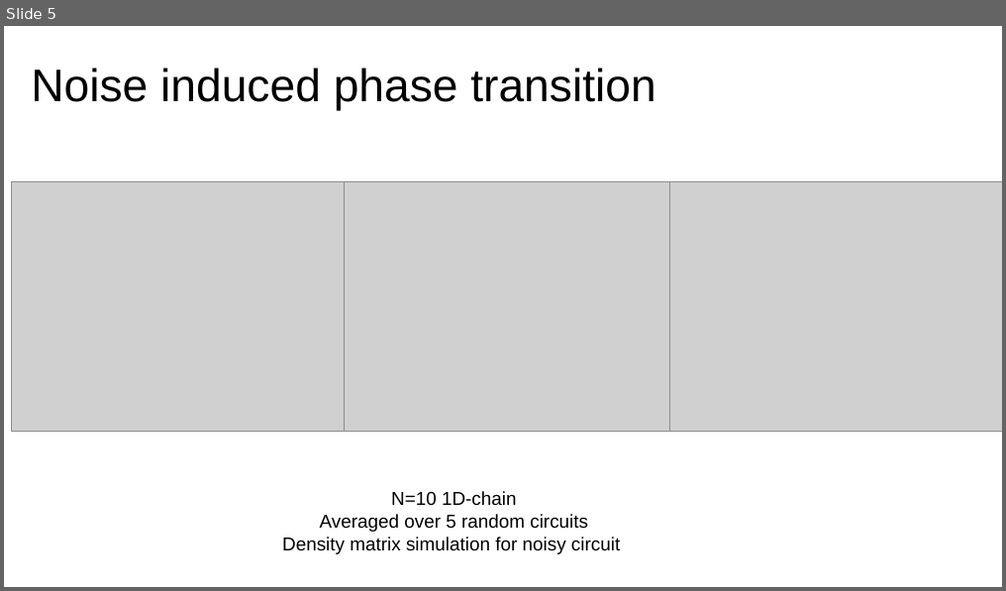
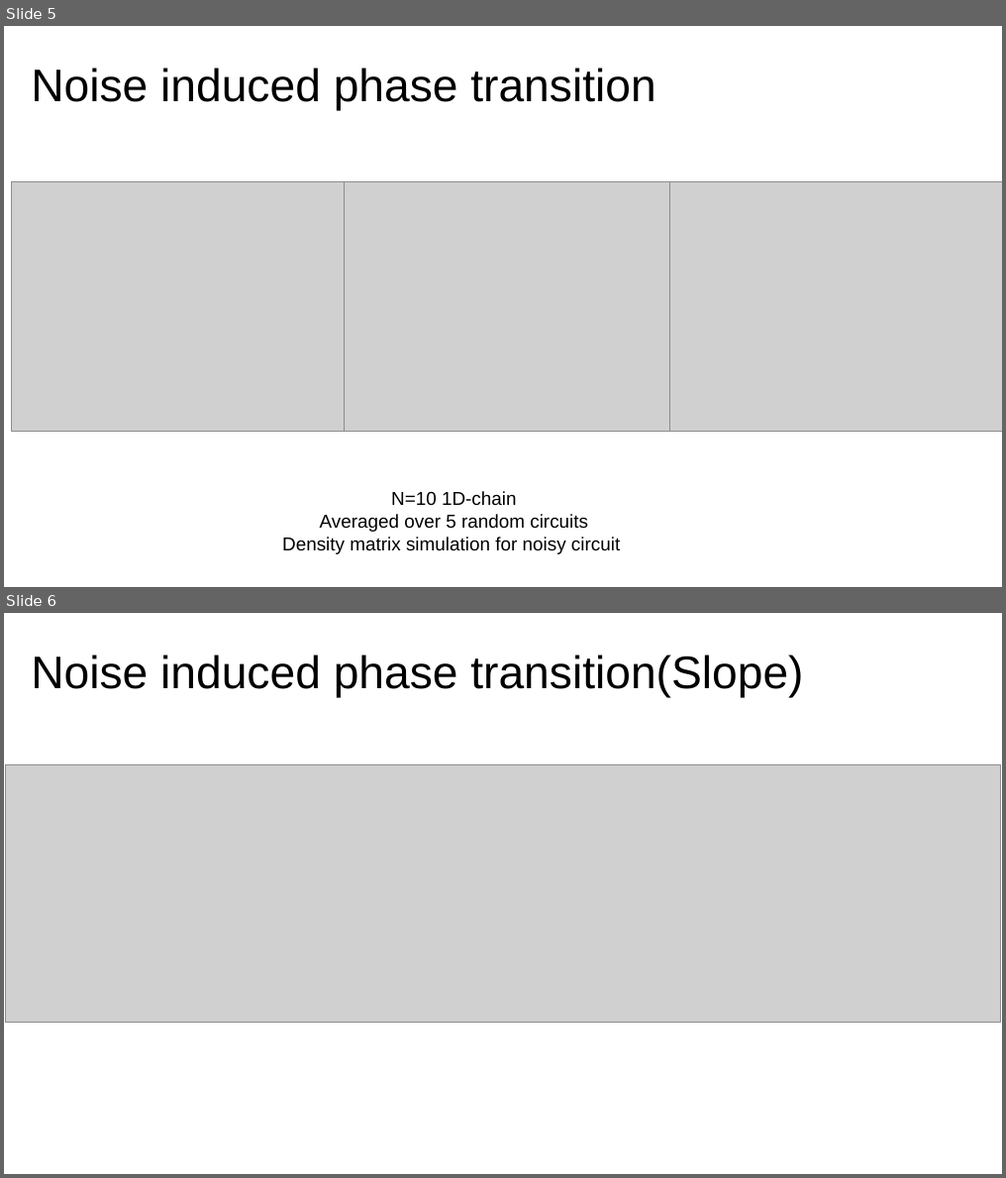
Before and after one commit to inmzhang/xebsim, a slide deck: sim_results.pptx. Shown one above the other, each under a label of ours: slide 5 before the commit, slides 5 and 6 after it. The pictures are 1006x591 and 1006x1178 pixels, drawn with LibreOffice and Linux fonts; fonts in the diff are those of the drawing; grey boxes stand for pictures. Boxes give left, top, right and bottom in pixels: in the first picture for what was removed or moved away, otherwise in the second. Text is boxed around its words. In the diff, an @@ line names an element or a change of style, - is before the commit and + after.

```diff
--- a/sim_results.pptx
+++ b/sim_results.pptx
@@ slide 6 added at (4,613,1002,1174), background #FFFFFF @@
@@ title added at (31,655,803,698), 44 pt, text #000000 @@
+Noise induced phase transition(Slope)
@@ picture added at (6,765,1001,1023) @@
```
Also in this commit, not shown: 3 other slides added, 3 other files.
